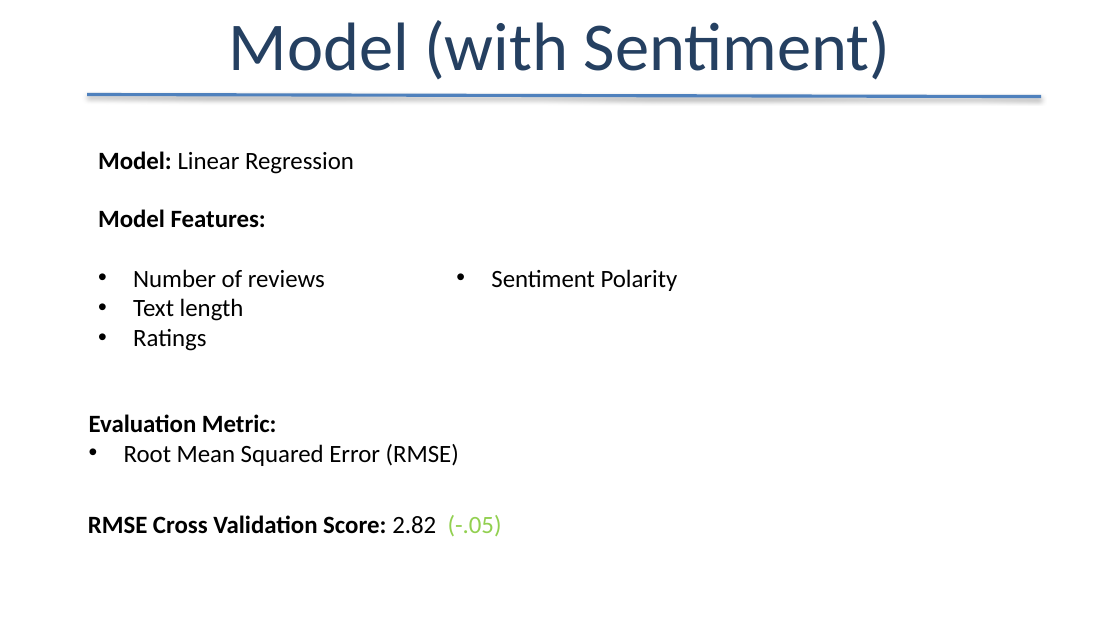
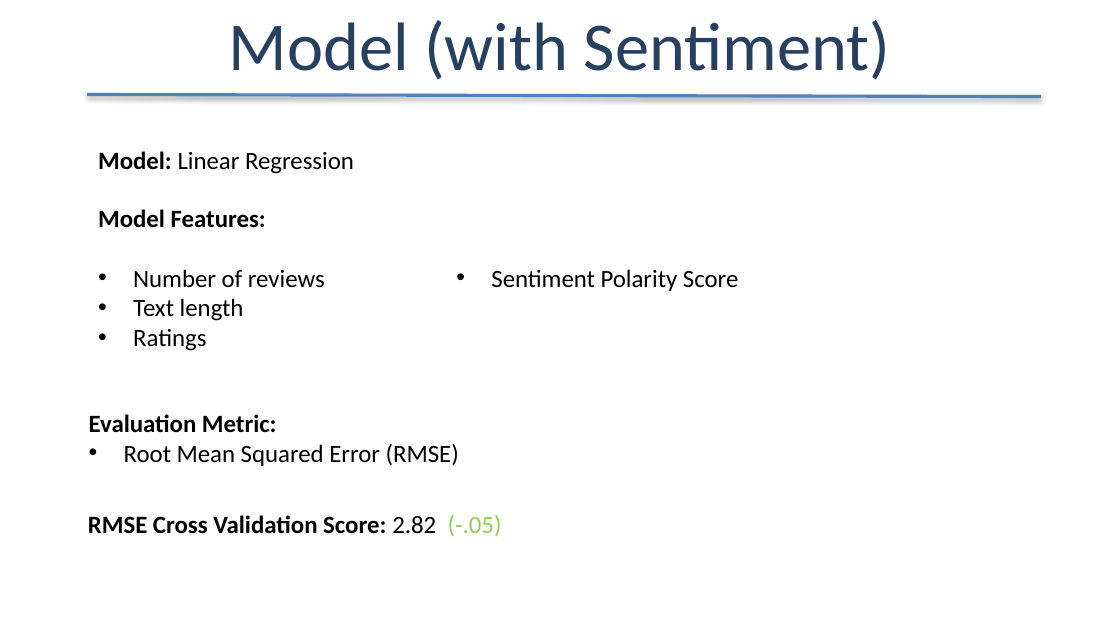
Before and after one commit to shehzadb03/General_Assembly_Yelp_NLP_Draft, a slide deck: slide 13 of DAT7_Bashir.pptx. Drawn at 1120x630 pixels with LibreOffice and Linux fonts; fonts in the diff are those of the drawing. Boxes give left, top, right and bottom in pixels: in the first picture for what was removed or moved away, otherwise in the second. Text is boxed around its words. In the diff, an @@ line names an element or a change of style, - is before the commit and + after.

```diff
--- a/DAT7_Bashir.pptx
+++ b/DAT7_Bashir.pptx
@@ text at (491, 269, 738, 291): text changed @@
-• Sentiment Polarity
+• Sentiment Polarity Score
```
Also in this commit, not shown: 2 other slides changed, 1 slide added, 2 other files.
